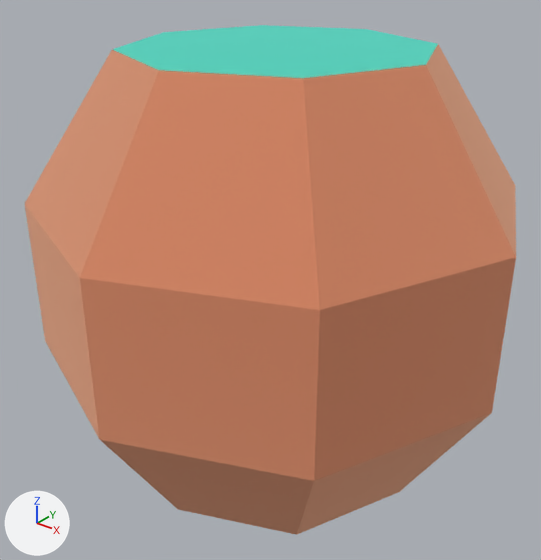
The glTF model public/models/nf2/nature/rock_smallH.glb, before and after one commit.
Rendered twice from a 50 mm lens placed at (0.411, -0.526, 0.458), pointed at (-0.001, -0.01, 0.138). The lights are fixed; the arrows at lower left show +X, +Y and +Z. The first picture is the older version. Where no turn or scale is listed for an object, it has been applied to the vertices.

In view in the first picture: 'rock_smallH'.
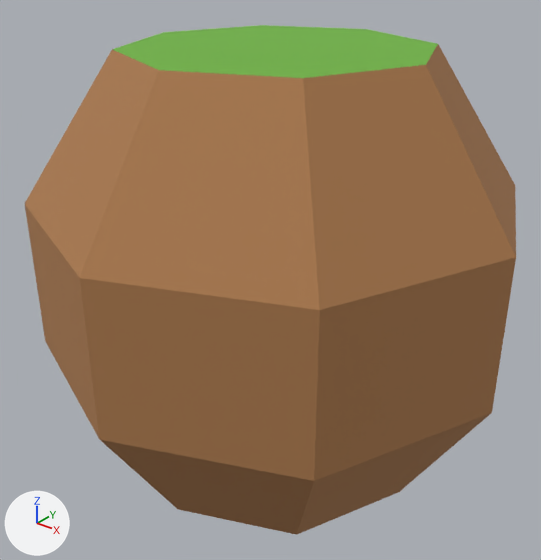
Pixel boxes [x1, y1, x2, y2] of what changed, in the pictures (541 x 560 px):
'rock_smallH', recoloured, surface changed (darker): [25, 25, 516, 535] in both

Patch to the scene script:
```diff
--- a/public/models/nf2/nature/rock_smallH.glb.py
+++ b/public/models/nf2/nature/rock_smallH.glb.py
@@ mat_dirt @@
 mat_dirt = principled_material('dirt')
-mat_dirt.base_color = (0.886, 0.514, 0.341)  # beige #f2be9e
-mat_dirt.metallic = 1.0
+mat_dirt.base_color = (0.418, 0.198, 0.0762)  # brown #ad7b4e
 mat_dirt.roughness = 1.0
@@ mat_grass @@
 mat_grass = principled_material('grass')
-mat_grass.base_color = (0.173, 0.847, 0.722)  # cyan #73eddd
+mat_grass.base_color = (0.159, 0.451, 0.0513)  # green #6fb340
 mat_grass.metallic = 1.0
@@ ob_tmpparent @@
-ob_tmpparent = bpy.data.objects.new('tmpParent', None)
-ob_tmpparent.location = (0.0, 0.0, 0.0)
```
